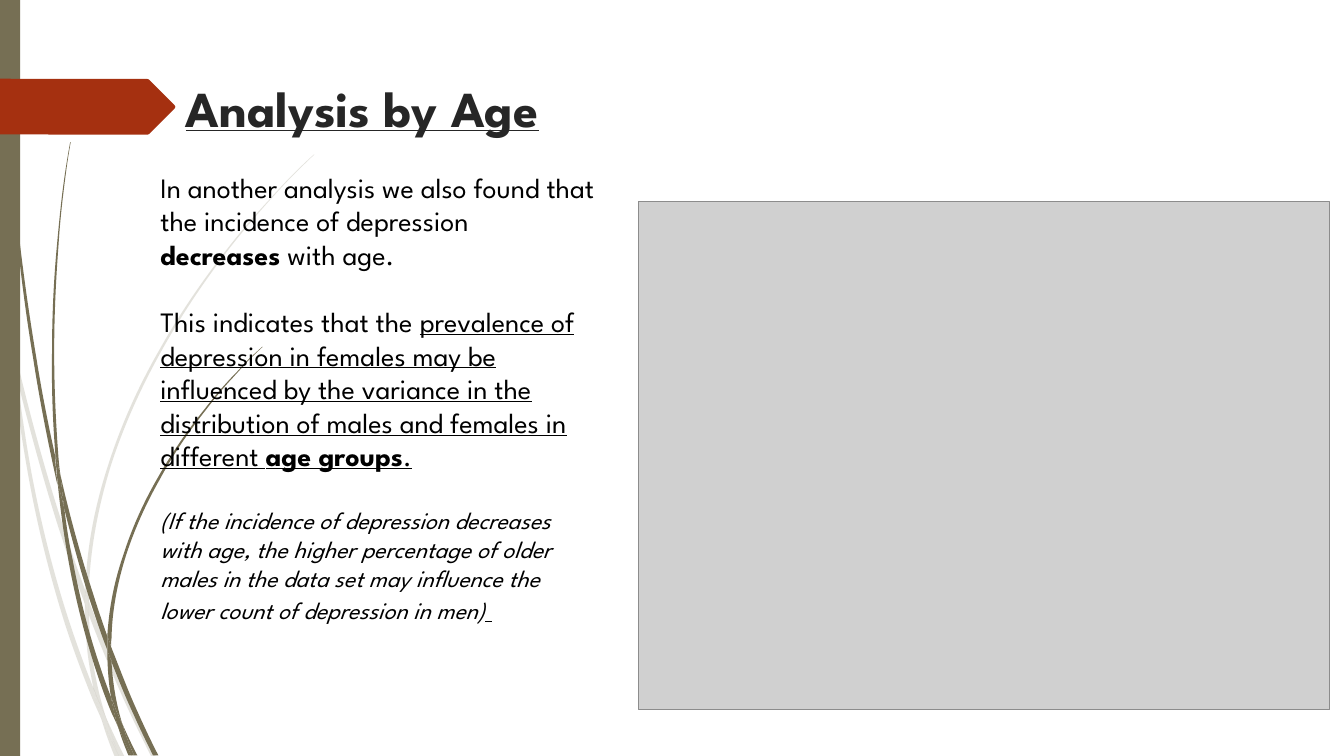
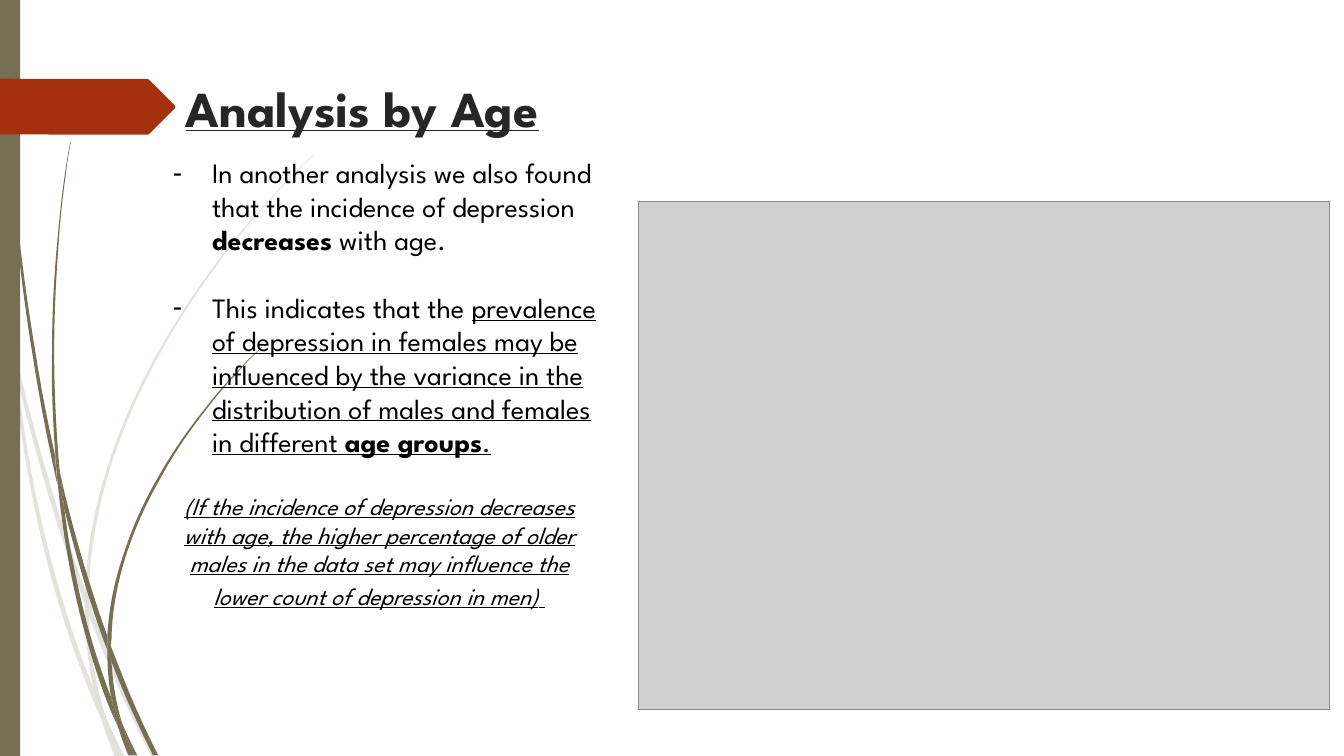
Before and after one commit to jeffrey1008x/Project1Team5, a slide deck: slide 18 of Analysis of Selected Health Issues (Light).pptx (slide 17 before the commit). Drawn at 1344x756 pixels with LibreOffice and Linux fonts; fonts in the diff are those of the drawing; grey boxes stand for pictures; background and template pictures are left out. Boxes give left, top, right and bottom in pixels: in the first picture for what was removed or moved away, otherwise in the second. Text is boxed around its words. In the diff, an @@ line names an element or a change of style, - is before the commit and + after.

```diff
--- a/Analysis of Selected Health Issues (Light).pptx
+++ b/Analysis of Selected Health Issues (Light).pptx
@@ text "In another analysis we also ...": place and size @@
-text "In another analysis we also ..." at <box>160,178,594,624</box>
+text "In another analysis we also ..." at <box>184,163,596,610</box>
@@ text "In another analysis we also ..." at <box>184,163,596,610</box>: underline on in "(If the incidence of depression decreases with ..."; bullet none to -; alignment left to centre @@
```
Also in this commit, not shown: 10 other slides changed, 5 slides added, 14 slides removed, 1 other file.
